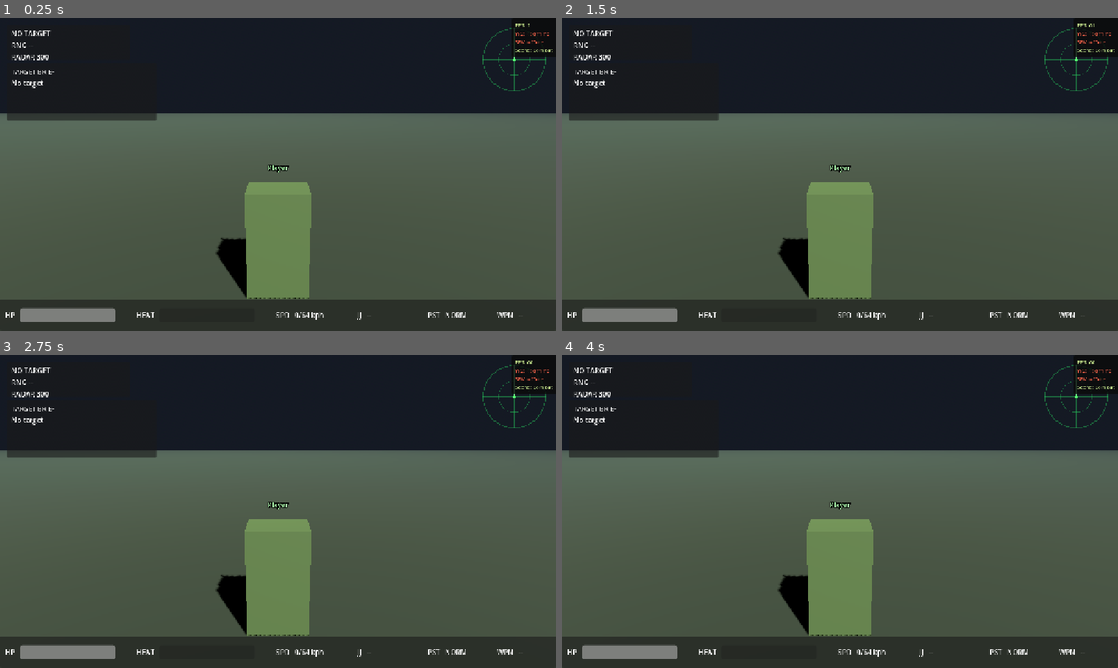
Above: before the commit, frames 1-4 (two rows, left to right).
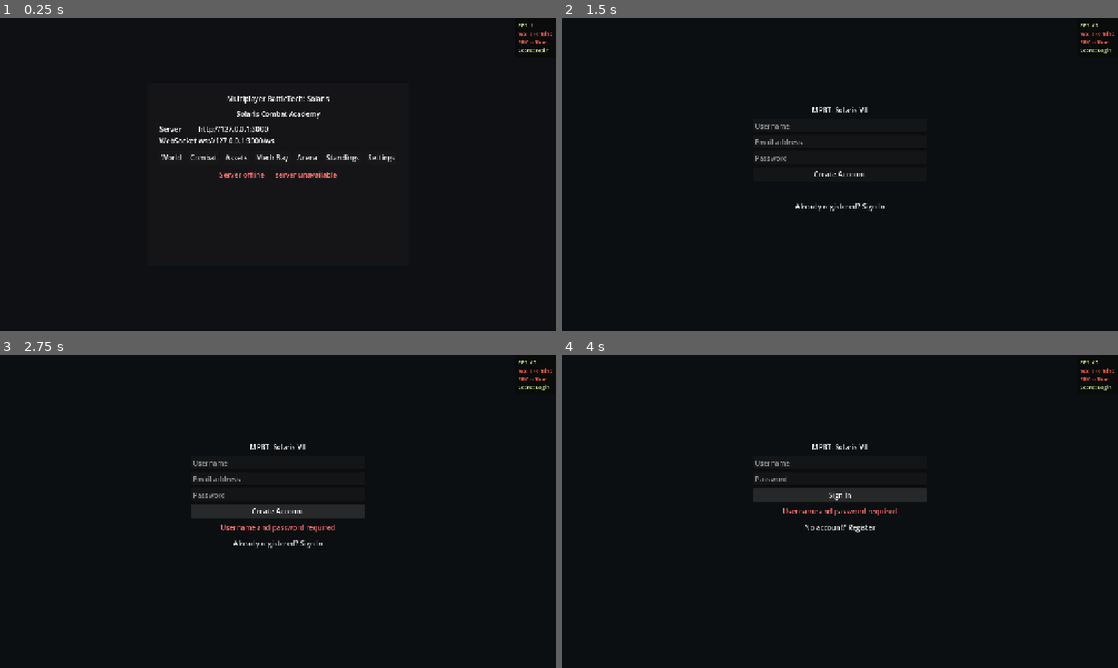
Above: after the commit, the same moments.

Repository: gnummers/mpbt-client
Game: Godot game, scene res://scenes/combat/combat.tscn
Two runs of this game, one before a commit and one after it. Both use one fixed random seed, a clock stepped at 60 frames per second and the inputs below. This scene is started directly instead of the project's main scene.
Inputs (mouse positions are in pixels of both pictures, inside the frame that each line leads up to):
- Up to frame 1 (0.25 s): no input
- Up to frame 2 (1.5 s): click (734, 158) at 0.5 s, where only the run after the commit has a clickable "World"; click (840, 190) at 1.25 s, where only the run after the commit has a clickable "No account? Register"
- Up to frame 3 (2.75 s): click (278, 511) at 2 s, where only the run after the commit has a clickable "Create Account"
- Up to frame 4 (4 s): click (840, 542) at 2.75 s, where only the run after the commit has a clickable "Already registered? Sign In"; click (840, 495) at 3.5 s, where only the run after the commit has a clickable "Sign In"

The runs differ from the first frame. In frame 1, 70% of the frame differs, in the area x 0-100%, y 1-100%; in frame 2, 70%; in frame 3, 70%; in frame 4, 70%.
Error before the commit: Parse Error: Cannot infer the type of "target_velocity" variable because the value doesn't have a set type. (res://scenes/combat/combat.gd:1740)

Commit message:
fix(combat): satisfy strict movement typing
Add explicit float/vector types in the retail throttle path so Godot's strict parser and export pipeline load combat cleanly.

Co-authored-by: Copilot <223556219+Copilot@users.noreply.github.com>

Diff:
--- a/scenes/combat/combat.gd
+++ b/scenes/combat/combat.gd
@@ -1736,8 +1736,8 @@
 		_jump_pending = false
 		_try_start_jump()
 
-	var throttle_ratio := clamp(float(_throttle_pct) / 100.0, -1.0, 1.0)
-	var target_velocity := forward * (_mech_speed_ms * throttle_ratio)
+	var throttle_ratio: float = clamp(float(_throttle_pct) / 100.0, -1.0, 1.0)
+	var target_velocity: Vector3 = forward * (_mech_speed_ms * throttle_ratio)
 	_local_mech.velocity.x = lerpf(_local_mech.velocity.x, target_velocity.x, clamp(delta * THROTTLE_LERP_RATE, 0.0, 1.0))
 	_local_mech.velocity.z = lerpf(_local_mech.velocity.z, target_velocity.z, clamp(delta * THROTTLE_LERP_RATE, 0.0, 1.0))
 	_local_mech.move_and_slide()
